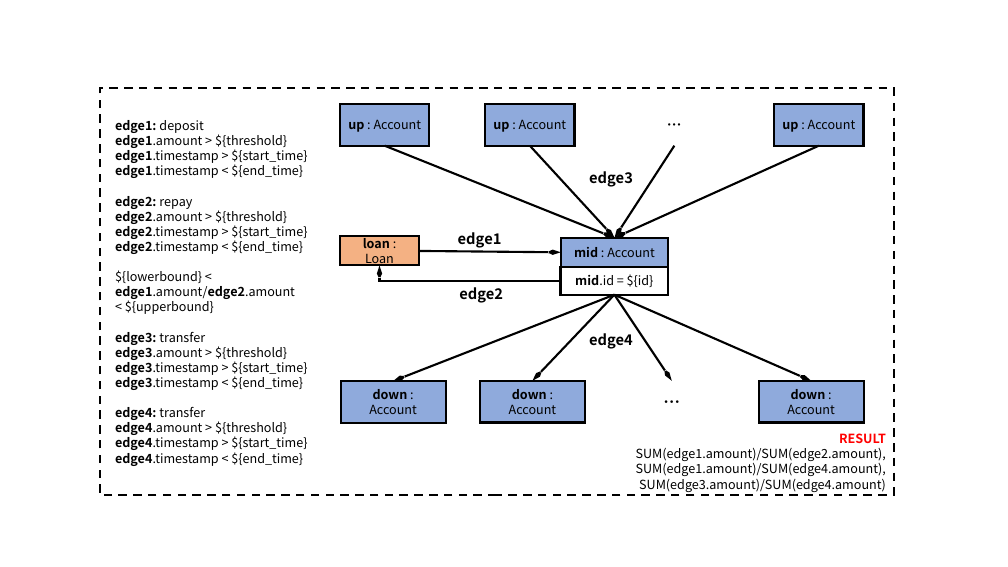
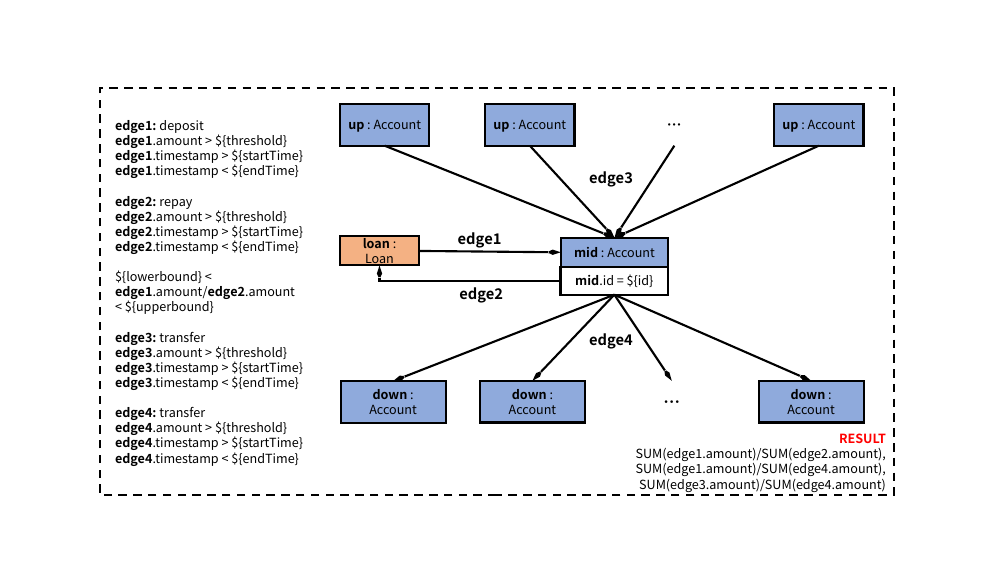
Before and after one commit to ldbc/ldbc_finbench_docs, a slide deck: slide 9 of patterns/transaction-complex-read.pptx. Drawn at 1008x567 pixels with LibreOffice and Linux fonts; fonts in the diff are those of the drawing. Boxes give left, top, right and bottom in pixels: in the first picture for what was removed or moved away, otherwise in the second. Text is boxed around its words. In the diff, an @@ line names an element or a change of style, - is before the commit and + after.

```diff
--- a/patterns/transaction-complex-read.pptx
+++ b/patterns/transaction-complex-read.pptx
@@ text at (115,147,303,178): text changed @@
-edge1.timestamp > ${start_time}
-edge1.timestamp < ${end_time}
+edge1.timestamp > ${startTime}
+edge1.timestamp < ${endTime}
@@ text at (115,223,303,254): text changed @@
-edge2.timestamp > ${start_time}
-edge2.timestamp < ${end_time}
+edge2.timestamp > ${startTime}
+edge2.timestamp < ${endTime}
@@ text at (115,359,303,390): text changed @@
-edge3.timestamp > ${start_time}
-edge3.timestamp < ${end_time}
+edge3.timestamp > ${startTime}
+edge3.timestamp < ${endTime}
@@ text at (115,434,303,466): text changed @@
-edge4.timestamp > ${start_time}
-edge4.timestamp < ${end_time}
+edge4.timestamp > ${startTime}
+edge4.timestamp < ${endTime}
```
Also in this commit, not shown: 12 other slides changed, 3 other files.
